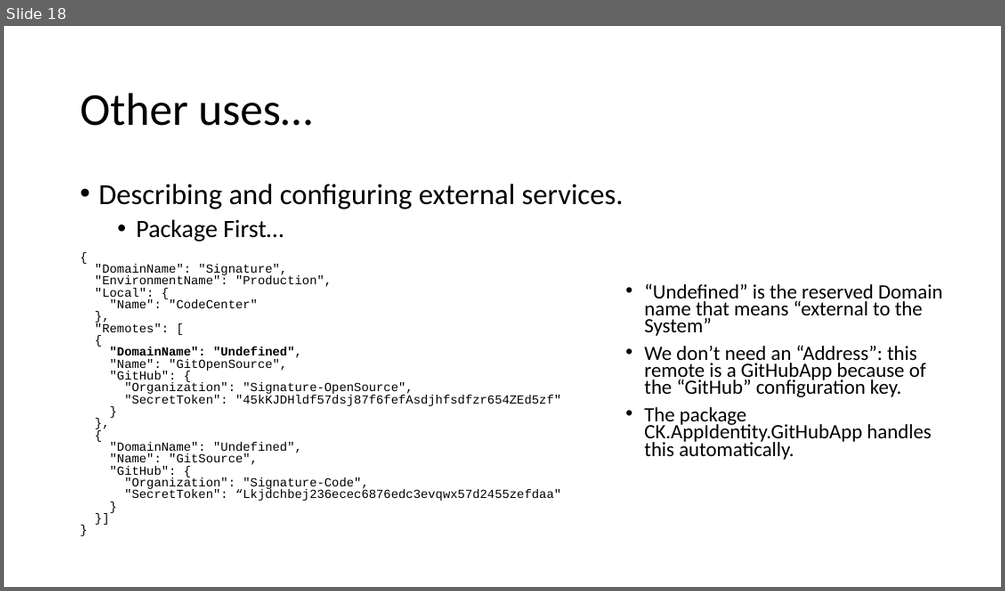
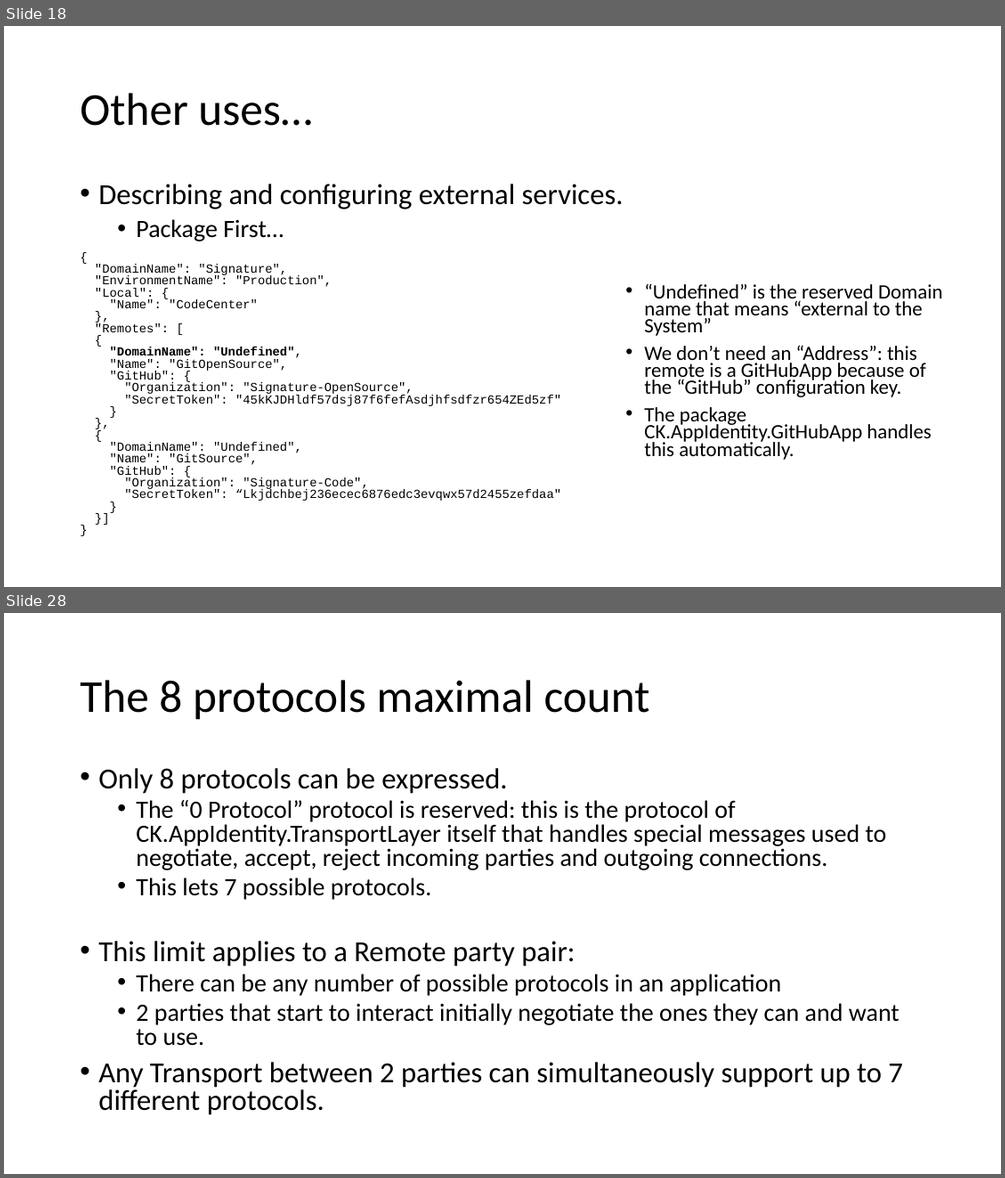
Before and after one commit to signature-opensource/CK-AppIdentity-Transport, a slide deck: Doc/CK-AppIdentity.pptx. Shown one above the other, each under a label of ours: slide 18 before the commit, slides 18 and 28 after it; the slides between them are not shown. The pictures are 1005x591 and 1005x1178 pixels, drawn with LibreOffice and Linux fonts; fonts in the diff are those of the drawing. Boxes give left, top, right and bottom in pixels: in the first picture for what was removed or moved away, otherwise in the second. Text is boxed around its words. In the diff, an @@ line names an element or a change of style, - is before the commit and + after.

Commit message:
Lot of stuff.
- New GetAllLeafRemotes() methods: simplifies Setup/Teardown codes.
- Channel current handler tracking.
- Poco channel basic implementation.
- Removed TransportMessage.IsResponse.
- Added OutgoingMessageFactory.Create with MutableSequence<byte>.
- Fixed RemoteParty.IsDestroyed.
- Lot of new doc.

```diff
--- a/Doc/CK-AppIdentity.pptx
+++ b/Doc/CK-AppIdentity.pptx
@@ slide 28 added at (x1=4, y1=613, x2=1001, y2=1174), background #FFFFFF @@
@@ title added at (x1=80, y1=680, x2=650, y2=720), 44 pt, text #000000 @@
+The 8 protocols maximal count
@@ text added at (x1=98, y1=768, x2=903, y2=1115), 24 pt, text #000000 @@
+• Only 8 protocols can be expressed.
+  • The “0 Protocol” protocol is reserved: this is the protocol of CK.AppIdentity.TransportLayer itself that handles special messages used to negotiate, accept, reject incoming parties and outgoing connections.
+  • This lets 7 possible protocols.
+• This limit applies to a Remote party pair:
+  • There can be any number of possible protocols in an application
+  • 2 parties that start to interact initially negotiate the ones they can and want to use.
+• Any Transport between 2 parties can simultaneously support up to 7 different protocols.
```
Also in this commit, not shown: 10 other slides added, 47 other files.
